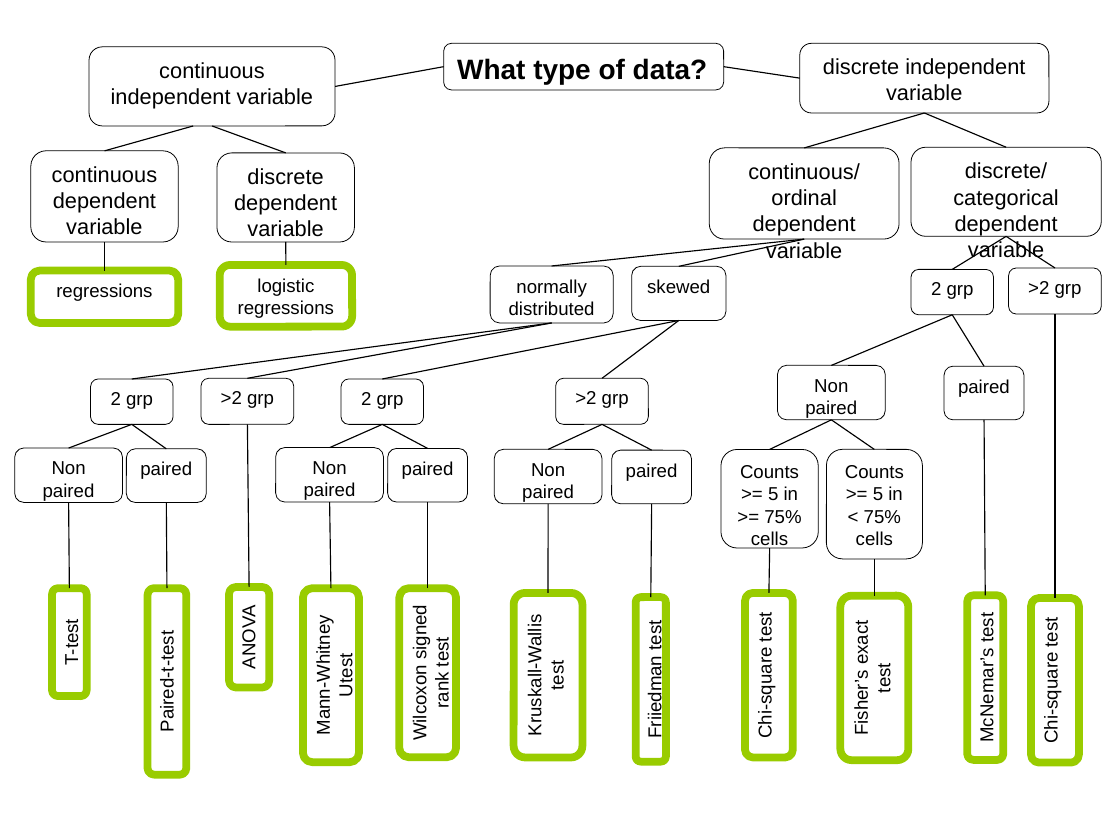
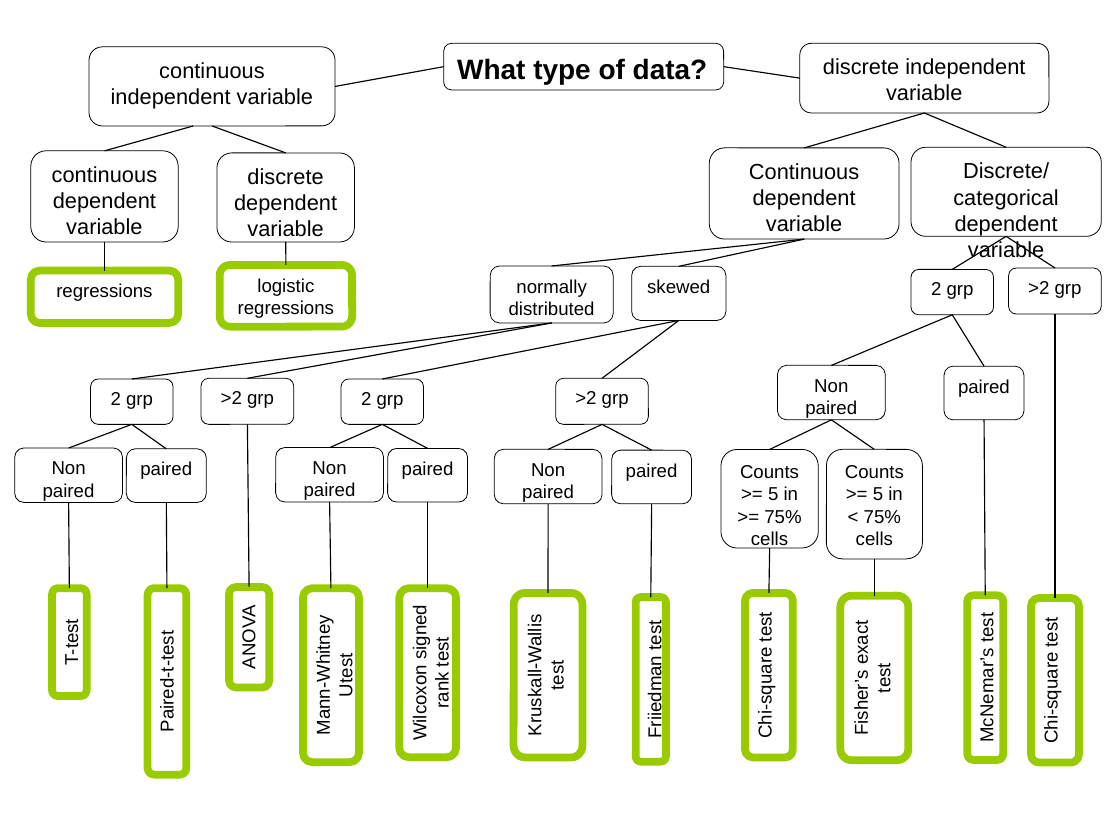
Before and after one commit to coms10011/2018_19, a slide deck: slide 114 of 13_designing_an_experiment (2 parts)/13-ControlStudyMemorisation-110min.pptx (slide 113 before the commit). Drawn at 1120x840 pixels with LibreOffice and Linux fonts; fonts in the diff are those of the drawing. Boxes give left, top, right and bottom in pixels: in the first picture for what was removed or moved away, otherwise in the second. Text is boxed around its words. In the diff, an @@ line names an element or a change of style, - is before the commit and + after.

```diff
--- a/13_designing_an_experiment (2 parts)/13-ControlStudyMemorisation-110min.pptx
+++ b/13_designing_an_experiment (2 parts)/13-ControlStudyMemorisation-110min.pptx
@@ text in rounded rectangle at (x1=749, y1=163, x2=859, y2=232): text changed @@
-continuous/ordinal dependent variable
+Continuous dependent variable
@@ text in rounded rectangle at (x1=953, y1=162, x2=1058, y2=262): text changed @@
-discrete/categorical dependent variable
+Discrete/categorical dependent variable
```
Also in this commit, not shown: 4 other slides changed, 1 slide added, 6 other files.
